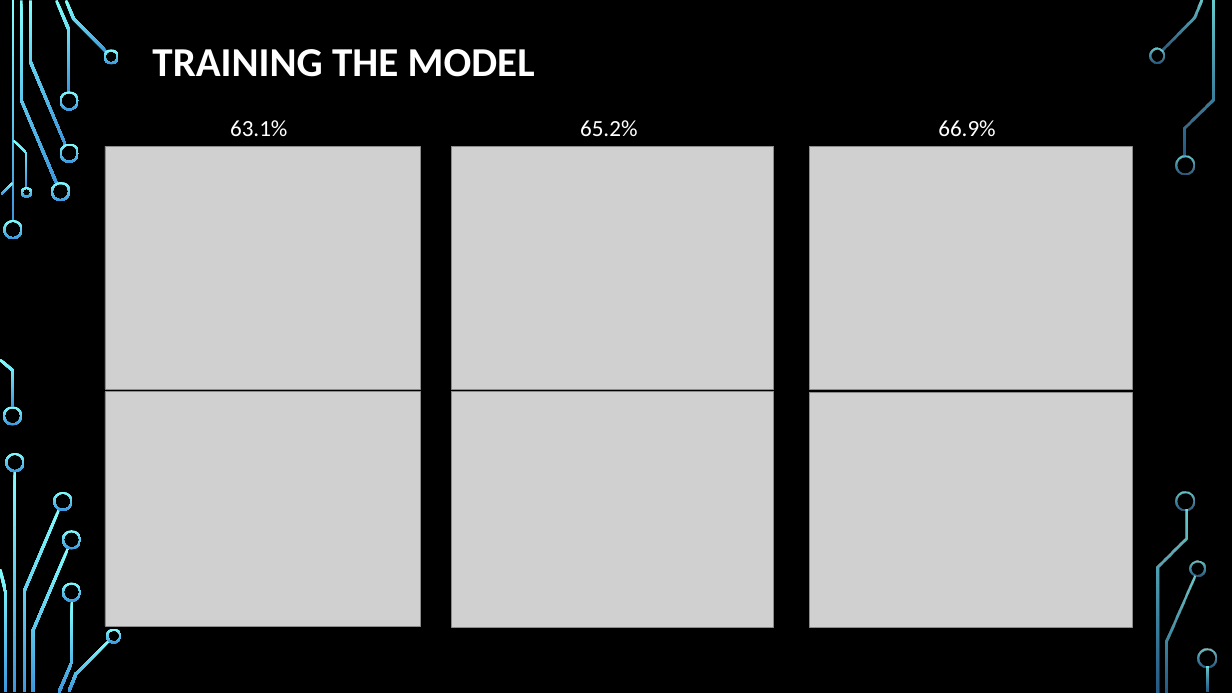
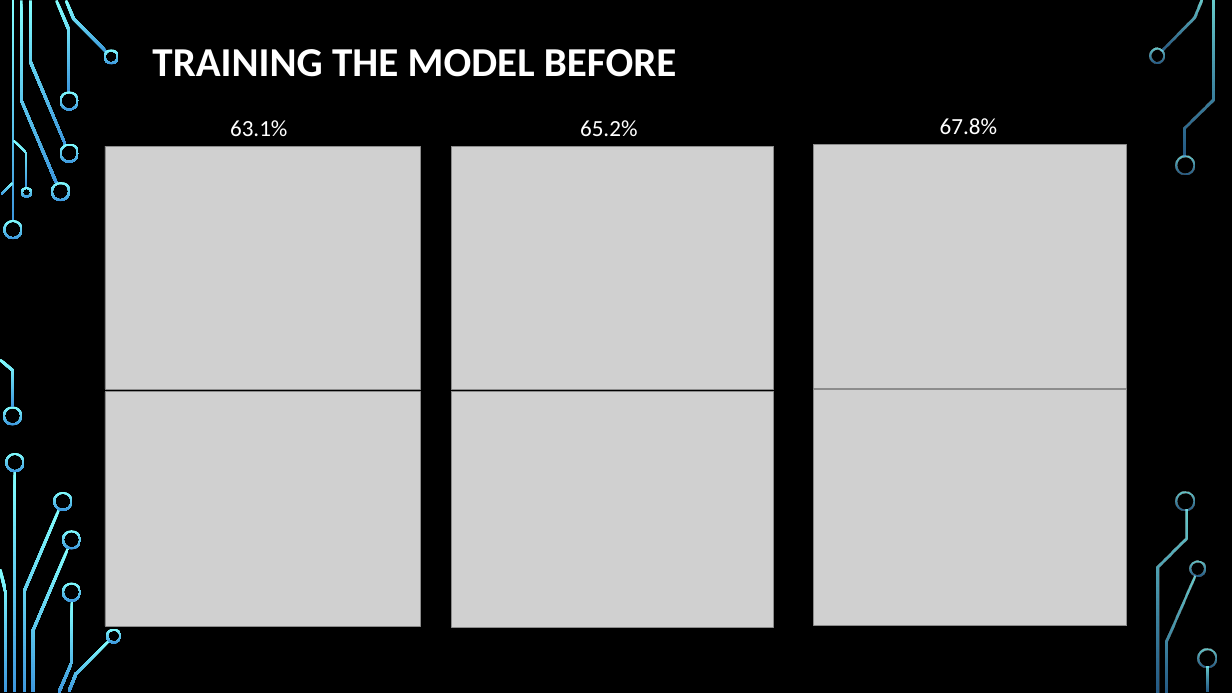
Before and after one commit to netanellevine/Songs_Genres_Classification, a slide deck: slide 7 of Deep learning presentation.pptx. Drawn at 1232x693 pixels with LibreOffice and Linux fonts; fonts in the diff are those of the drawing; grey boxes stand for pictures; background and template pictures are left out. Boxes give left, top, right and bottom in pixels: in the first picture for what was removed or moved away, otherwise in the second. Text is boxed around its words. In the diff, an @@ line names an element or a change of style, - is before the commit and + after.

```diff
--- a/Deep learning presentation.pptx
+++ b/Deep learning presentation.pptx
@@ text at [152, 49, 676, 77]: text changed @@
-TRAINING THE MODEL
+TRAINING THE MODEL BEFORE
@@ text added at [940, 118, 997, 134], 18 pt, text #FFFFFF @@
+67.8%
@@ picture: place and size @@
-picture at [811, 146, 1133, 389]
+picture at [814, 145, 1128, 388]
@@ text removed at [938, 120, 995, 136] @@
-66.9%
@@ picture: place and size @@
-picture at [811, 393, 1133, 628]
+picture at [814, 389, 1128, 626]
```
Also in this commit, not shown: 1 other slide changed, 1 other file.
